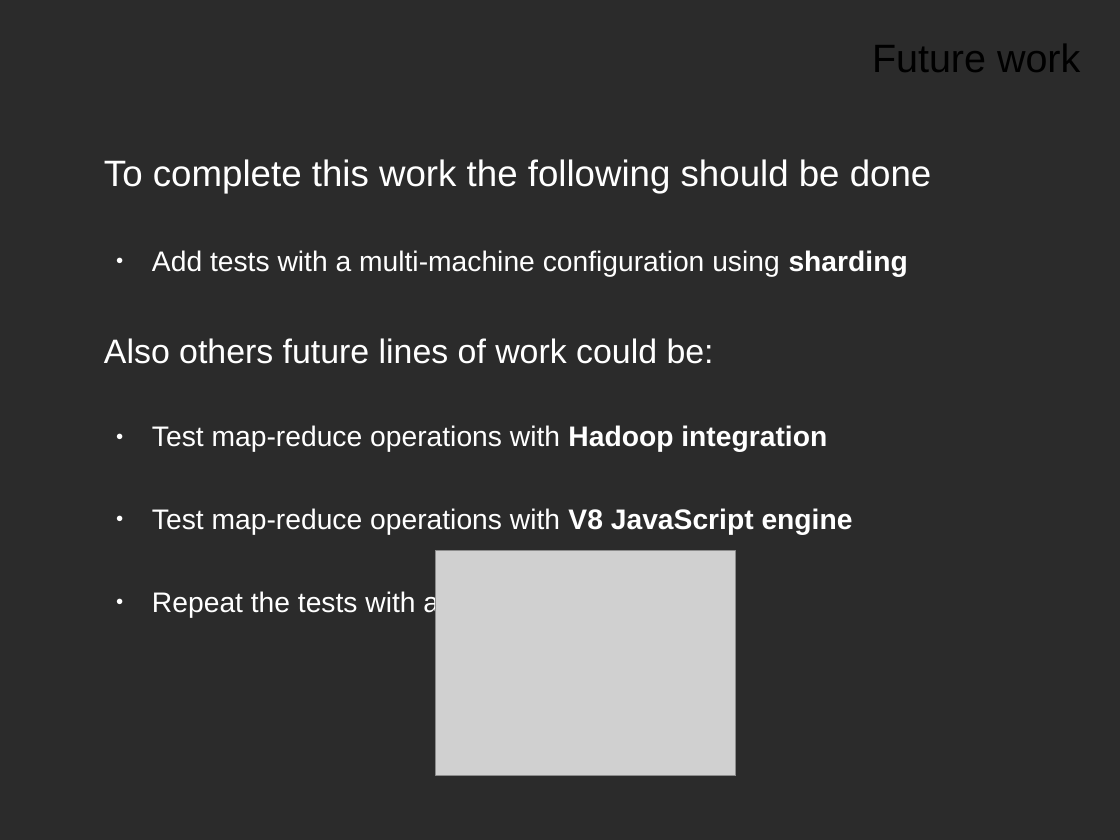
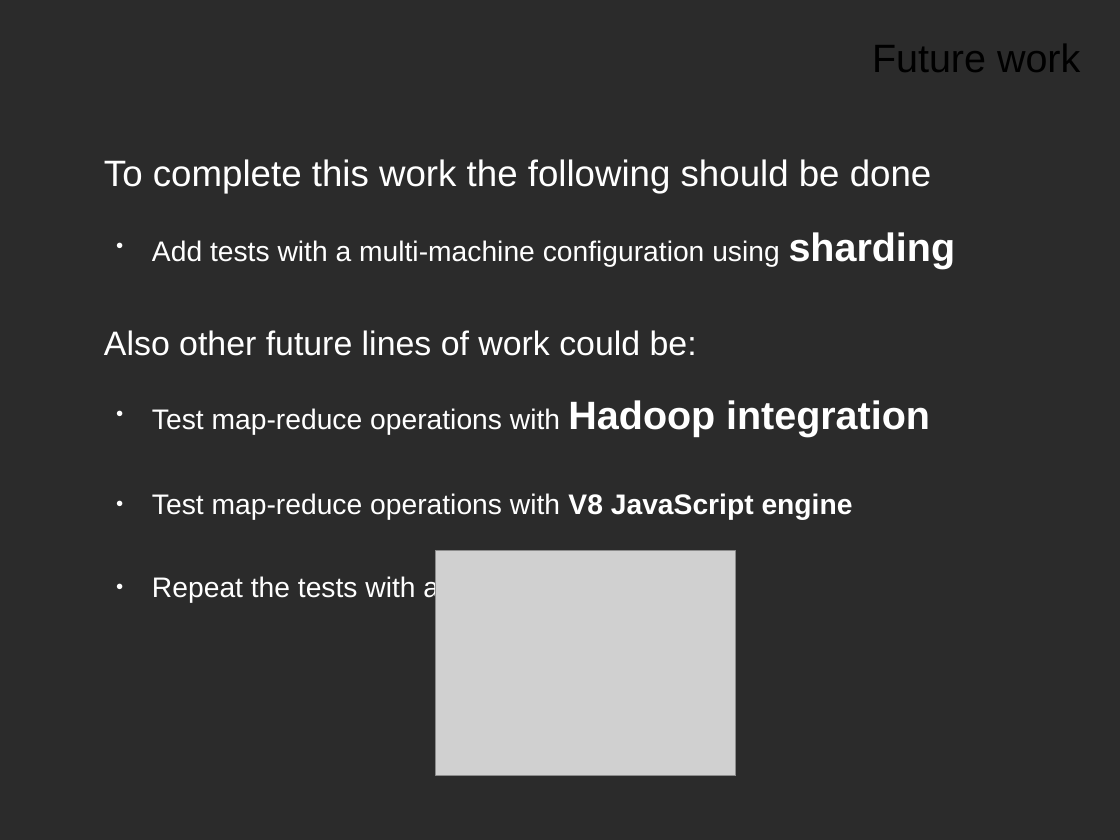
Before and after one commit to Ciges/internet_access_control_demo, a slide deck: slide 30 of NoSQL_Project_MSWL_Presentation.odp. Drawn at 1120x840 pixels with LibreOffice and Linux fonts; fonts in the diff are those of the drawing; grey boxes stand for pictures; background and template pictures are left out; a plain dark background stands for a picture behind light text. Boxes give left, top, right and bottom in pixels: in the first picture for what was removed or moved away, otherwise in the second. Text is boxed around its words. In the diff, an @@ line names an element or a change of style, - is before the commit and + after.

Commit message:
Presentation Update (English language expressions corriged and screenshots now in PNG format)

```diff
--- a/NoSQL_Project_MSWL_Presentation.odp
+++ b/NoSQL_Project_MSWL_Presentation.odp
@@ text at [104, 159, 956, 437]: size 20 to 28 pt in "sharding", "Hadoop integration"; less space between paragraphs @@
@@ text at [104, 330, 697, 356]: text changed @@
-Also others future lines of work could be:
+Also other future lines of work could be:
```
Also in this commit, not shown: 20 other slides changed, 1 other file.
